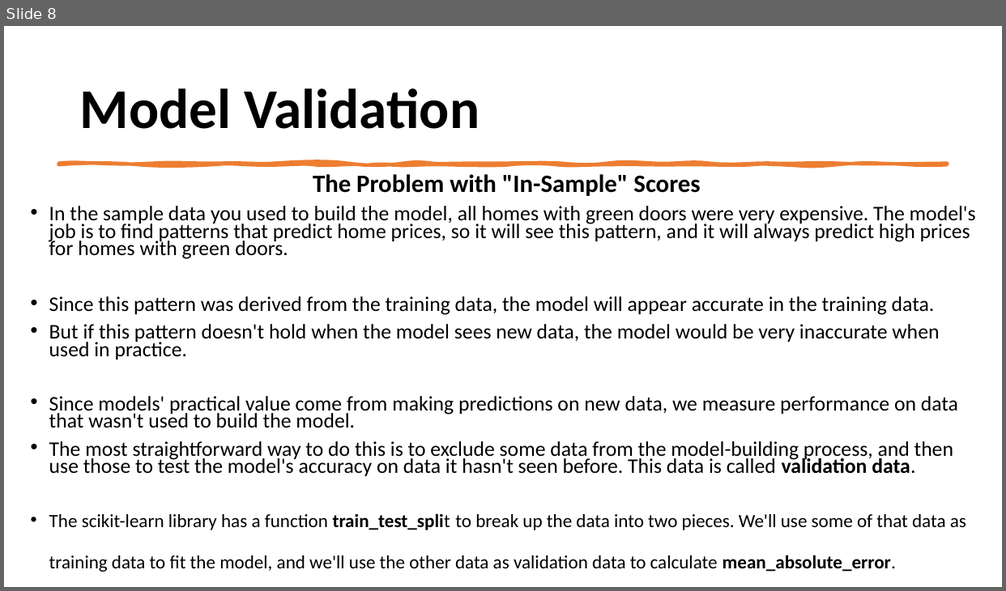
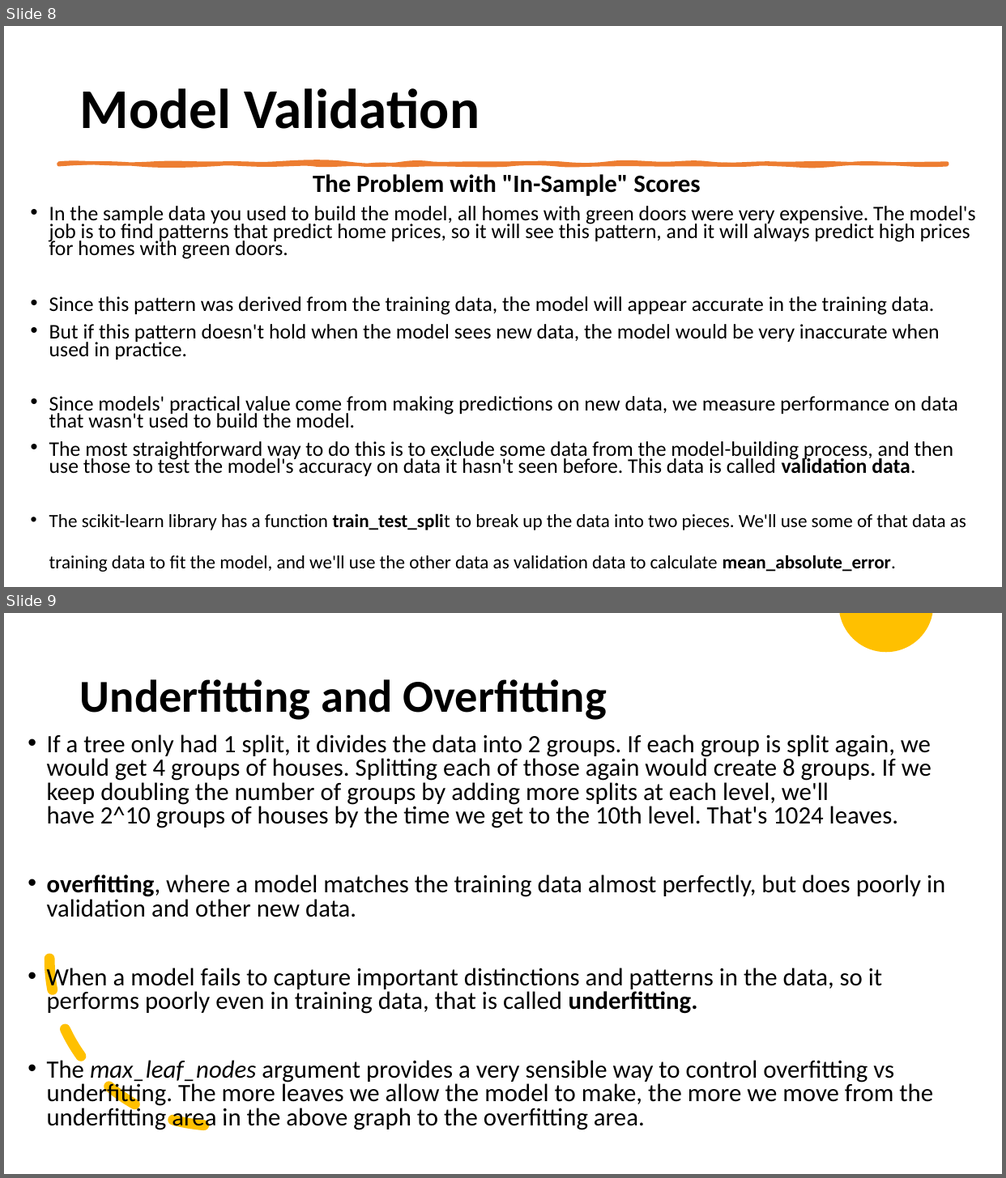
Before and after one commit to RATHOD-SHUBHAM/Kaggle-Course, a slide deck: Into To ML/Kaggle - Into to ML.pptx. Shown one above the other, each under a label of ours: slide 8 before the commit, slides 8 and 9 after it. The pictures are 1006x591 and 1006x1178 pixels, drawn with LibreOffice and Linux fonts; fonts in the diff are those of the drawing. Boxes give left, top, right and bottom in pixels: in the first picture for what was removed or moved away, otherwise in the second. Text is boxed around its words. In the diff, an @@ line names an element or a change of style, - is before the commit and + after.

```diff
--- a/Into To ML/Kaggle - Into to ML.pptx
+++ b/Into To ML/Kaggle - Into to ML.pptx
@@ slide 9 added at box(4, 613, 1002, 1174), background #FFFFFF @@
@@ freeform shape added at box(839, 613, 932, 652), fill #FFC000 @@
@@ title added at box(80, 679, 607, 720), 44 pt, text #000000, bold @@
+Underfitting and Overfitting
@@ text added at box(47, 735, 945, 1131), 24 pt, text #000000 @@
+• If a tree only had 1 split, it divides the data into 2 groups. If each group is split again, we would get 4 groups of houses. Splitting each of those again would create 8 groups. If we keep doubling the number of groups by adding more splits at each level, we'll have 2^10 groups of houses by the time we get to the 10th level. That's 1024 leaves.
+• overfitting, where a model matches the training data almost perfectly, but does poorly in validation and other new data.
+• When a model fails to capture important distinctions and patterns in the data, so it performs poorly even in training data, that is called underfitting.
+• The max_leaf_nodes argument provides a very sensible way to control overfitting vs underfitting. The more leaves we allow the model to make, the more we move from the underfitting area in the above graph to the overfitting area.
@@ arc (boxed as its full ellipse) added at box(49, 792, 385, 1127), outline #FFC000 10 pt dashed @@
```
Also in this commit, not shown: 1 other slide added, 8 other files.
